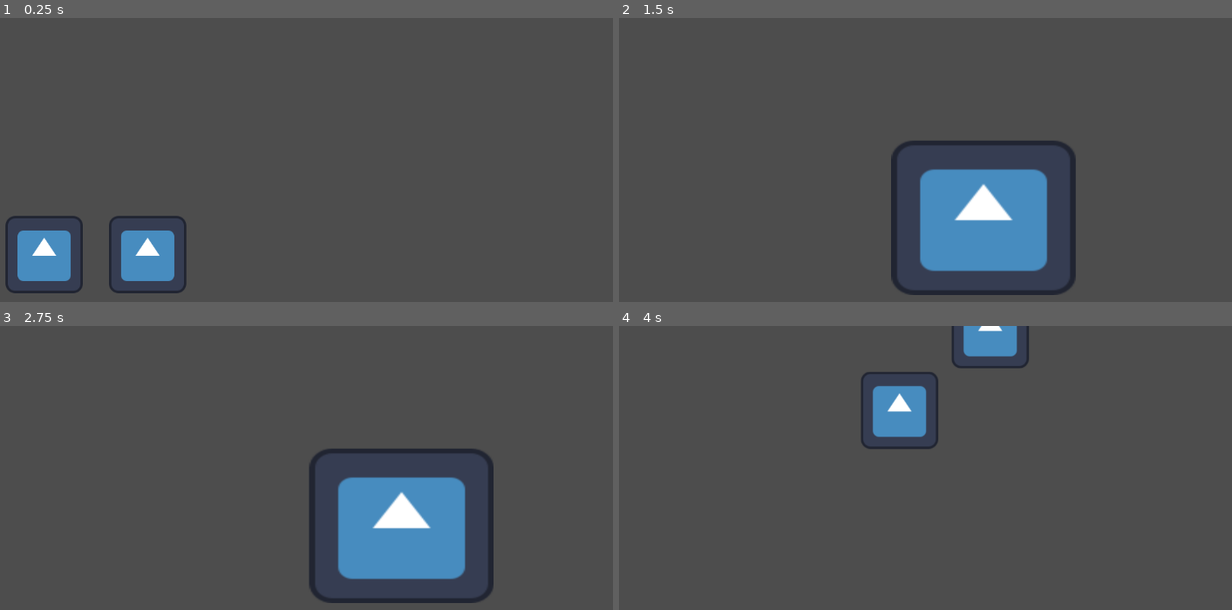
Above: before the commit, frames 1-4 (two rows, left to right).
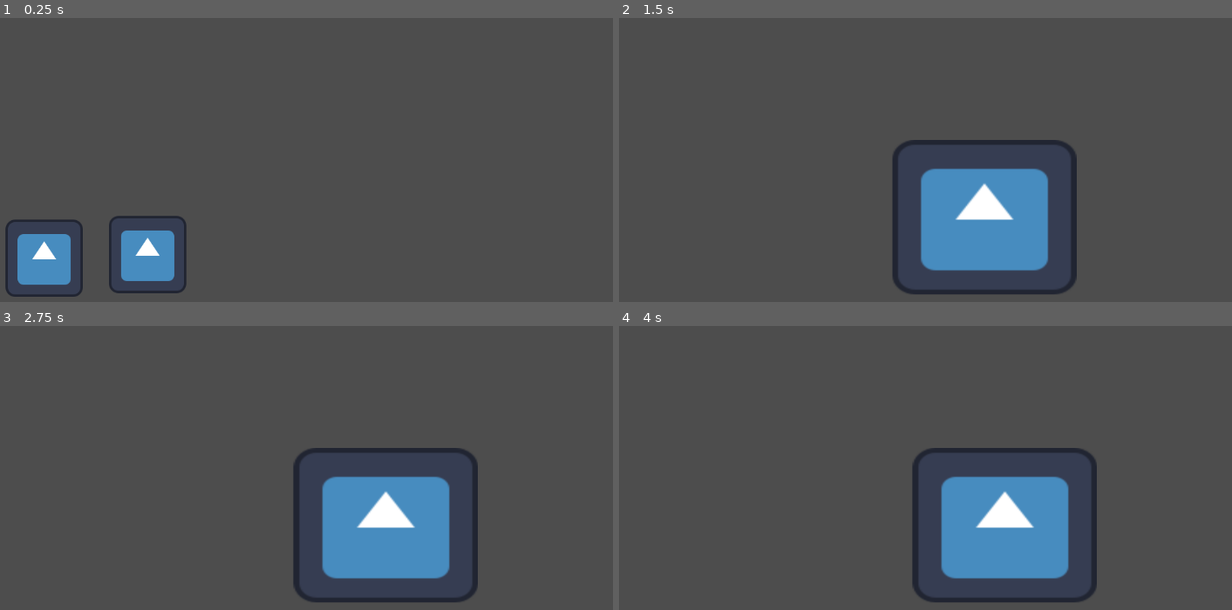
Above: after the commit, the same moments.

Repository: cs947939/vgd2025
Game: Godot game, scene res://node_2d.tscn
Two runs of this game, one before a commit and one after it. Both use one fixed random seed, a clock stepped at 60 frames per second and the inputs below. The engine's default icon, where the game draws it, is replaced by a stand-in: a white triangle on a blue panel in a dark square.
Inputs:
- Up to frame 1 (0.25 s): no input
- Up to frame 2 (1.5 s): tap Enter at 0.5 s; hold Down (down_2) 0.53-1.28 s; hold D (right_1) from 0.53 s (still down); tap W (up_1) at 0.77, 1.07 s; tap Left (left_2) at 0.8, 1.35 s
- Up to frame 3 (2.75 s): tap W (up_1) at 1.52, 1.82 s; tap Right (right_2) at 1.55 s; release D (right_1) at 2.03 s; hold A (left_1) from 2.03 s (still down); hold Right (right_2) from 2.03 s (still down); tap Up (up_2) at 2.3 s
- Up to frame 4 (4 s): tap Space at 2.75 s; release A (left_1) at 2.78 s; release Right (right_2) at 2.78 s; hold D (right_1) from 2.78 s (still down); tap Up (up_2) at 2.85 s; tap W (up_1) at 3.02, 3.05, 3.32 s; hold W (up_1) from 3.53 s (still down); tap Down (down_2) at 3.8 s

The runs differ from the first frame. In frame 1, 0.8% of the frame differs, in the area x 0-14%, y 69-99%; in frame 2, 0.8%; in frame 3, 5.1%; in frame 4, 13%, in the area x 39-78%, y 0-98%.

Commit message:
Do not run! Unstable merge cooldown

Diff:
--- a/area_2d2.gd
+++ b/area_2d2.gd
@@ -1,7 +1,9 @@
 extends Area2D
 signal showslime
+var allowmerge = true
 func _area_entered2(area: Area2D) -> void:
-	showslime.emit()
+	if allowmerge == true:
+		showslime.emit()
 
 # Called when the node enters the scene tree for the first time.
 func _ready() -> void:
@@ -12,3 +14,15 @@
 # Called every frame. 'delta' is the elapsed time since the previous frame.
 func _process(delta: float) -> void:
 	pass
+
+
+func _on_big_slime_cooldownstart() -> void:
+	print("delay start")
+	allowmerge= false
+
+
+func _on_slime_merge_delay_timeout() -> void:
+	process_mode = PROCESS_MODE_INHERIT
+	print("allow merge")
+	allowmerge= true
+	process_mode = PROCESS_MODE_DISABLED
--- a/big_slime.gd
+++ b/big_slime.gd
@@ -4,14 +4,18 @@
 const SPEED = 300.0
 const JUMP_VELOCITY = -400.0
 signal delaystart
+signal cooldownstart
 signal hideslime(x1, x2, y1, y2)
 var allowsplit = false
+var allowmerge = true
 func _ready() -> void:
 	visible=false
 	process_mode = PROCESS_MODE_DISABLED
 func split(x1, x2, y1, y2) -> void:
 	print("Different Input")
 	hideslime.emit(x1, x2, y1, y2)
+	cooldownstart.emit()
+	allowmerge = false
 	visible = false
 	allowsplit = false
 	process_mode = PROCESS_MODE_DISABLED
@@ -27,13 +31,13 @@
 	# As good practice, you should replace UI actions with custom gameplay actions.
 	var direction := Input.get_axis("left_2", "right_2")
 	if Input.is_action_pressed("left_1") and Input.is_action_pressed("right_2") and allowsplit==true:
-		split(self.global_position.x-200, self.global_position.x + 200, self.global_position.y-50, self.global_position.y-50)
+		split(self.global_position.x-140, self.global_position.x + 0, self.global_position.y-50, self.global_position.y-50)
 	if Input.is_action_pressed("right_1") and Input.is_action_pressed("left_2") and allowsplit==true:
-		split(self.global_position.x, self.global_position.x - 200, self.global_position.y, self.global_position.y)
+		split(self.global_position.x, self.global_position.x - 0, self.global_position.y, self.global_position.y)
 	if Input.is_action_pressed("up_1") and Input.is_action_pressed("down_2") and allowsplit==true:
-		split(self.global_position.x-200, self.global_position.x, self.global_position.y, self.global_position.y - 200)
+		split(self.global_position.x-140, self.global_position.x, self.global_position.y-75, self.global_position.y - 300)
 	if Input.is_action_pressed("down_1") and Input.is_action_pressed("up_2") and allowsplit==true:
-		split(self.global_position.x, self.global_position.x-200, self.global_position.y-200, self.global_position.y)
+		split(self.global_position.x, self.global_position.x-120, self.global_position.y-300, self.global_position.y-75)
 	if direction:
 		velocity.x = (direction * SPEED )/ 4
 	else:
@@ -53,10 +57,18 @@
 
 
 func _on_area_2d_showslime() -> void:
-	delaystart.emit()
-	visible = true # Replace with function body.
-	process_mode = PROCESS_MODE_INHERIT
+	if allowmerge == true:
+		delaystart.emit()
+		visible = true # Replace with function body.
+		process_mode = PROCESS_MODE_INHERIT
 
 
 func _on_slime_input_delay_timeout() -> void:
 	allowsplit = true
+
+
+func _on_slime_merge_delay_timeout() -> void:
+	process_mode = PROCESS_MODE_INHERIT
+	print("allow merge")
+	allowmerge= true
+	process_mode = PROCESS_MODE_DISABLED
--- a/node_2d.tscn
+++ b/node_2d.tscn
@@ -8,6 +8,7 @@
 [ext_resource type="Script" path="res://area_2d2.gd" id="6_ca46b"]
 [ext_resource type="Script" path="res://big_slime.gd" id="7_v2y33"]
 [ext_resource type="Script" path="res://slime_input_delay.gd" id="8_jm5xw"]
+[ext_resource type="Script" path="res://slime_merge_delay.gd" id="9_ciqts"]
 
 [sub_resource type="CanvasItemMaterial" id="CanvasItemMaterial_by6cd"]
 
@@ -54,7 +55,7 @@
 shape = SubResource("RectangleShape2D_kf7ib")
 
 [node name="CollisionShape2D" type="CollisionShape2D" parent="CharacterBody2D2"]
-position = Vector2(-1, 0)
+position = Vector2(0, -6)
 shape = SubResource("RectangleShape2D_7bwy1")
 
 [node name="CharacterBody2D" type="CharacterBody2D" parent="."]
@@ -107,7 +108,7 @@
 shape = SubResource("RectangleShape2D_wy72w")
 
 [node name="Sprite2D" type="Sprite2D" parent="BigSlime"]
-position = Vector2(247.5, 261)
+position = Vector2(249, 260)
 scale = Vector2(2.38281, 2)
 texture = ExtResource("1_0lk6c")
 
@@ -115,13 +116,21 @@
 autostart = true
 script = ExtResource("8_jm5xw")
 
+[node name="SlimeMergeDelay" type="Timer" parent="BigSlime"]
+autostart = true
+script = ExtResource("9_ciqts")
+
 [connection signal="area_entered" from="CharacterBody2D2/Area2D" to="CharacterBody2D2" method="_on_area_2d_area_entered"]
 [connection signal="area_entered" from="CharacterBody2D2/Area2D" to="CharacterBody2D" method="_on_touching_player1"]
 [connection signal="body_entered" from="CharacterBody2D2/Area2D" to="CharacterBody2D2" method="_on_area_2d_body_entered"]
 [connection signal="showslime" from="CharacterBody2D/Area2D" to="CharacterBody2D2" method="_on_area_2d_showslime"]
 [connection signal="showslime" from="CharacterBody2D/Area2D" to="CharacterBody2D" method="_on_area_2d_showslime"]
 [connection signal="showslime" from="CharacterBody2D/Area2D" to="BigSlime" method="_on_area_2d_showslime"]
+[connection signal="cooldownstart" from="BigSlime" to="CharacterBody2D/Area2D" method="_on_big_slime_cooldownstart"]
+[connection signal="cooldownstart" from="BigSlime" to="BigSlime/SlimeMergeDelay" method="_on_big_slime_cooldownstart"]
 [connection signal="delaystart" from="BigSlime" to="BigSlime/SlimeInputDelay" method="_on_big_slime_delaystart"]
 [connection signal="hideslime" from="BigSlime" to="CharacterBody2D2" method="_on_big_slime_hideslime"]
 [connection signal="hideslime" from="BigSlime" to="CharacterBody2D" method="_on_big_slime_hideslime"]
 [connection signal="timeout" from="BigSlime/SlimeInputDelay" to="BigSlime" method="_on_slime_input_delay_timeout"]
+[connection signal="timeout" from="BigSlime/SlimeMergeDelay" to="CharacterBody2D/Area2D" method="_on_slime_merge_delay_timeout"]
+[connection signal="timeout" from="BigSlime/SlimeMergeDelay" to="BigSlime" method="_on_slime_merge_delay_timeout"]
--- /dev/null
+++ b/slime_merge_delay.gd
@@ -0,0 +1,15 @@
+extends Timer
+
+
+# Called when the node enters the scene tree for the first time.
+func _ready() -> void:
+	pass # Replace with function body.
+
+
+# Called every frame. 'delta' is the elapsed time since the previous frame.
+func _process(delta: float) -> void:
+	pass
+
+
+func _on_big_slime_cooldownstart() -> void:
+	start(1)
Not shown: 1 places in node_2d.tscn that only renumber resources
